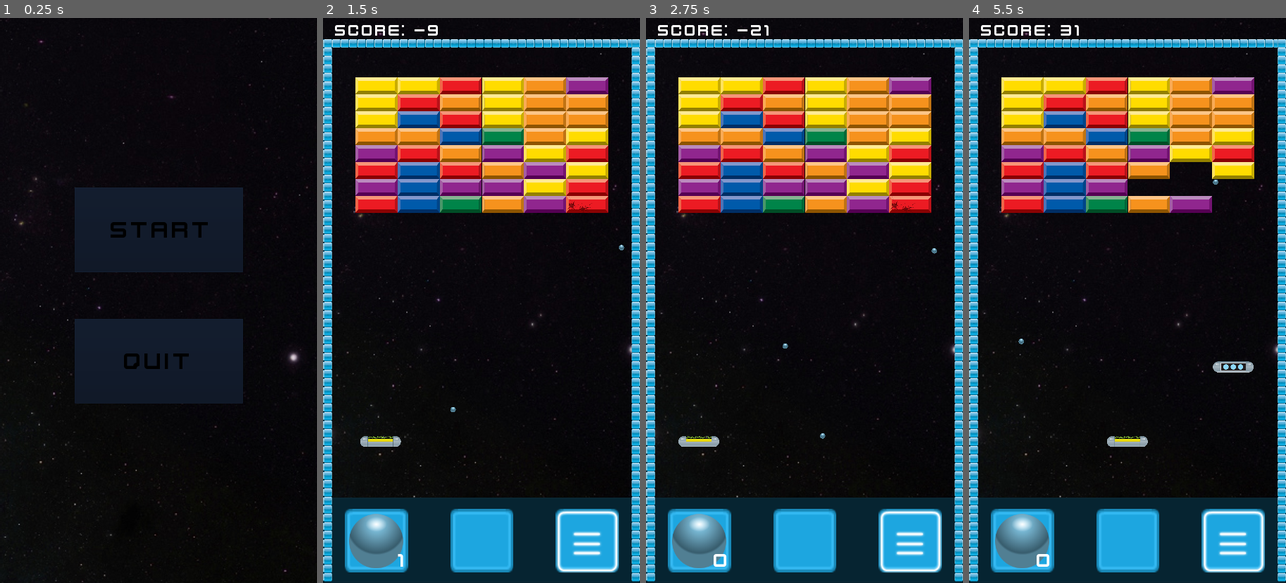
Above: before the commit, frames 1-4 (left to right).
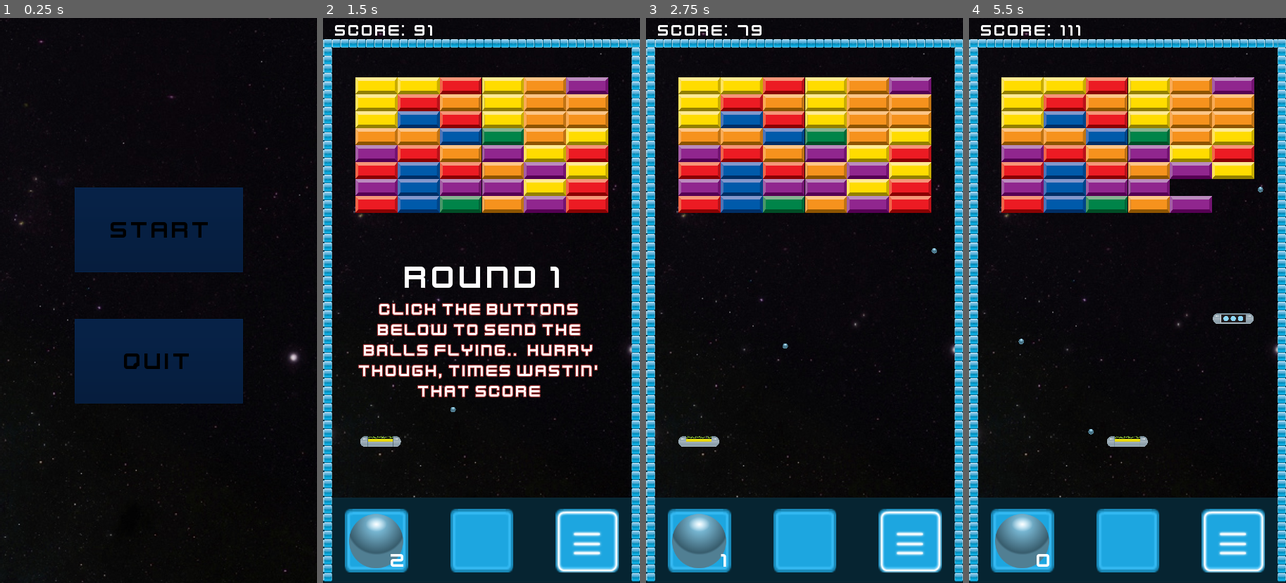
Above: after the commit, the same moments.

Repository: cjaworsk/BrickOut
Game: Godot game, scene res://Stages/menu_start.tscn
The game is run twice, just before and just after one commit, with the same random seed, the same clock (stepped at 60 frames per second) and the same inputs.
Inputs (mouse positions are in pixels of both pictures, inside the frame that each line leads up to):
- Up to frame 1 (0.25 s): no input
- Up to frame 2 (1.5 s): click "START" at 0.5 s; click "2" (after the commit: "3") at 1.25 s
- Up to frame 3 (2.75 s): click "1" (after the commit: "2") at 2 s
- Up to frame 4 (5.5 s): click "0" (after the commit: "1") at 2.75 s; click (1127, 543) at 3.5 s; click "0" at 4.25 s; click (1127, 543) at 5 s

The runs differ from the first frame. In frame 1, 4.1% of the frame differs, in the area x 23-77%, y 30-64%; in frame 2, 5.9%, in the area x 10-96%, y 1-98%; in frame 3, 0.2%; in frame 4, 1.4%.

Commit message:
update from pc

Diff:
--- a/Scripts/ball_holder.gd
+++ b/Scripts/ball_holder.gd
@@ -27,3 +27,8 @@
 	if game_manager.ballsInHand:
 		spawn_ball()
 	pass # Replace with function body.
+
+func remove_balls():
+	for b in get_child_count():
+		print(get_child(2))
+	pass
--- a/Scripts/game_manager.gd
+++ b/Scripts/game_manager.gd
@@ -1,8 +1,8 @@
 extends Node
 
-var score = 0 setget set_score, get_score
-var ballsInPlay = 1 setget set_balls_in_play, get_balls_in_play
-var ballsInHand = 2 setget set_balls_in_hand, get_balls_in_hand
+var score = 100 setget set_score, get_score
+var ballsInPlay = 0 setget set_balls_in_play, get_balls_in_play
+var ballsInHand = 3 setget set_balls_in_hand, get_balls_in_hand
 
 var current_scene = null
 var stage_num = 1
@@ -37,23 +37,40 @@
 	pass
 
 func trigger_game_over():
-	#pause game
+	#log and enter name if high score
 
-
-	#log enter name if high score
-
-	#goto game over scene
-
+	#go to gameover scene
+	goto_scene("res://Stages/game_over.tscn")
 	pass
 
 func refresh_ui():
 	set_score(score)
 	change_ball_label()
+	current_scene.get_node("PauseLayer/round_start/round_label").text = "ROUND " + str(stage_num)
+	if stage_num == 1:
+		current_scene.get_node("PauseLayer/round_start/round_label/first_round_help").visible = true
+		ballsInHand = 3
+		ballsInPlay = 0
+		score = 100
+	else:
+		current_scene.get_node("PauseLayer/round_start/round_label/first_round_help").visible = false
+	yield(get_tree().create_timer(1.5), "timeout")
+	current_scene.get_node("PauseLayer/round_start/round_label").visible = false
 	pass
 
 func check_level():
-	if not current_scene.get_node("GameLayer/brick_holder").get_child_count():
+	if current_scene.get_node("GameLayer/brick_holder").get_child_count() == 1:
+		end_round()
+		yield(get_tree().create_timer(1.5), "timeout")
 		goto_scene("res://Stages/stage_one.tscn")
+	pass
+
+func end_round():
+	current_scene.get_node("GameLayer/ball_holder").remove_balls()
+	current_scene.get_node("PauseLayer/round_start/round_label").text = "ROUND CLEAR!"
+	stage_num += 1
+	ballsInHand += ballsInPlay
+	ballsInPlay = 0
 	pass
 
 ## ---- SCORE ---- ##
--- /dev/null
+++ b/Scripts/game_over.gd
@@ -0,0 +1,17 @@
+extends Node2D
+
+# Called when the node enters the scene tree for the first time.
+func _ready():
+	get_node("CenterContainer/score").text = "" + str(game_manager.score)
+	pass # Replace with function body.
+
+func _on_play_again_pressed():
+	game_manager.score = 100
+	game_manager.ballsInHand = 3
+	game_manager.goto_scene("res://Stages/stage_one.tscn")
+	pass # Replace with function body.
+
+
+func _on_quit_pressed():
+	get_tree().quit()
+	pass # Replace with function body.
--- /dev/null
+++ b/Stages/game_over.tscn
@@ -0,0 +1,159 @@
+[gd_scene load_steps=17 format=2]
+
+[ext_resource path="res://Scripts/game_over.gd" type="Script" id=1]
+[ext_resource path="res://Sprites/background.jpg" type="Texture" id=2]
+[ext_resource path="res://Sprites/kenvector_future.ttf" type="DynamicFontData" id=3]
+[ext_resource path="res://Sprites/UI/blue_button12.png" type="Texture" id=4]
+[ext_resource path="res://Sprites/UI/blue_button10.png" type="Texture" id=5]
+[ext_resource path="res://Sprites/UI/red_button09.png" type="Texture" id=6]
+[ext_resource path="res://Sprites/UI/red_button07.png" type="Texture" id=7]
+
+[sub_resource type="DynamicFont" id=1]
+size = 80
+outline_size = 8
+outline_color = Color( 0.501961, 0.0588235, 0.0588235, 1 )
+font_data = ExtResource( 3 )
+
+[sub_resource type="DynamicFont" id=2]
+size = 60
+outline_size = 5
+outline_color = Color( 0.243137, 0.447059, 0.623529, 1 )
+font_data = ExtResource( 3 )
+
+[sub_resource type="DynamicFont" id=3]
+size = 40
+font_data = ExtResource( 3 )
+
+[sub_resource type="StyleBoxTexture" id=4]
+texture = ExtResource( 4 )
+region_rect = Rect2( 0, 0, 49, 45 )
+margin_left = 3.07357
+margin_right = 3.38093
+margin_top = 3.07357
+margin_bottom = 3.98052
+
+[sub_resource type="StyleBoxTexture" id=5]
+texture = ExtResource( 5 )
+region_rect = Rect2( 0, 0, 49, 45 )
+margin_left = 4.9056
+margin_right = 4.9056
+margin_top = 5.28295
+margin_bottom = 4.52824
+
+[sub_resource type="DynamicFont" id=6]
+size = 35
+use_mipmaps = true
+font_data = ExtResource( 3 )
+
+[sub_resource type="StyleBoxTexture" id=7]
+texture = ExtResource( 6 )
+region_rect = Rect2( 0, 0, 49, 45 )
+margin_left = 4.15089
+margin_right = 4.15089
+margin_top = 3.77354
+margin_bottom = 4.15089
+
+[sub_resource type="StyleBoxTexture" id=8]
+texture = ExtResource( 7 )
+region_rect = Rect2( 0, 0, 49, 45 )
+margin_left = 7.0
+margin_right = 5.0
+margin_top = 5.0
+margin_bottom = 5.0
+
+[sub_resource type="DynamicFont" id=9]
+size = 40
+font_data = ExtResource( 3 )
+
+[node name="game_over" type="Node2D"]
+script = ExtResource( 1 )
+
+[node name="BackgroundLayer" type="CanvasLayer" parent="."]
+layer = -1
+
+[node name="background" type="Sprite" parent="BackgroundLayer"]
+position = Vector2( -241.153, 723.458 )
+scale = Vector2( 2.5, 2.5 )
+texture = ExtResource( 2 )
+
+[node name="CenterContainer" type="VBoxContainer" parent="."]
+margin_top = 295.0
+margin_right = 751.0
+margin_bottom = 1317.0
+
+[node name="game_over_label" type="Label" parent="CenterContainer"]
+margin_right = 751.0
+margin_bottom = 90.0
+custom_fonts/font = SubResource( 1 )
+text = "GAME OVER"
+align = 1
+valign = 1
+
+[node name="HSeparator" type="HSeparator" parent="CenterContainer"]
+modulate = Color( 1, 1, 1, 0 )
+margin_top = 94.0
+margin_right = 751.0
+margin_bottom = 174.0
+rect_min_size = Vector2( 0, 20 )
+custom_constants/separation = 80
+
+[node name="score_label" type="Label" parent="CenterContainer"]
+margin_top = 178.0
+margin_right = 751.0
+margin_bottom = 246.0
+custom_fonts/font = SubResource( 2 )
+text = "Your score:"
+align = 1
+valign = 1
+
+[node name="score" type="Label" parent="CenterContainer"]
+margin_top = 250.0
+margin_right = 751.0
+margin_bottom = 295.0
+custom_fonts/font = SubResource( 3 )
+text = "00000000000000"
+align = 1
+
+[node name="HSeparator2" type="HSeparator" parent="CenterContainer"]
+modulate = Color( 1, 1, 1, 0 )
+margin_top = 299.0
+margin_right = 751.0
+margin_bottom = 379.0
+rect_min_size = Vector2( 0, 80 )
+custom_constants/separation = 80
+
+[node name="play_again" type="Button" parent="CenterContainer"]
+margin_left = 225.0
+margin_top = 383.0
+margin_right = 525.0
+margin_bottom = 473.0
+rect_min_size = Vector2( 300, 90 )
+size_flags_horizontal = 6
+size_flags_vertical = 0
+custom_styles/pressed = SubResource( 4 )
+custom_styles/normal = SubResource( 5 )
+custom_fonts/font = SubResource( 6 )
+text = "Play Again"
+
+[node name="HSeparator3" type="HSeparator" parent="CenterContainer"]
+modulate = Color( 1, 1, 1, 0 )
+margin_top = 477.0
+margin_right = 751.0
+margin_bottom = 557.0
+rect_min_size = Vector2( 0, 80 )
+custom_constants/separation = 80
+
+[node name="quit" type="Button" parent="CenterContainer"]
+margin_left = 225.0
+margin_top = 561.0
+margin_right = 525.0
+margin_bottom = 651.0
+rect_min_size = Vector2( 300, 90 )
+size_flags_horizontal = 6
+size_flags_vertical = 0
+custom_styles/pressed = SubResource( 7 )
+custom_styles/normal = SubResource( 8 )
+custom_fonts/font = SubResource( 9 )
+text = "QUIT"
+[connection signal="pressed" from="CenterContainer/play_again" to="." method="_on_play_again_pressed"]
+[connection signal="pressed" from="CenterContainer/quit" to="." method="_on_quit_pressed"]
--- a/Stages/menu_start.tscn
+++ b/Stages/menu_start.tscn
@@ -29,7 +29,7 @@
 custom_constants/separation = 110
 
 [node name="start_button" type="Button" parent="Panel"]
-modulate = Color( 0.305882, 0.478431, 0.647059, 1 )
+modulate = Color( 0.113725, 0.560784, 1, 1 )
 margin_left = 175.0
 margin_right = 575.0
 margin_bottom = 200.0
@@ -40,7 +40,7 @@
 text = " START"
 
 [node name="quit_button" type="Button" parent="Panel"]
-modulate = Color( 0.305882, 0.478431, 0.647059, 1 )
+modulate = Color( 0.113725, 0.560784, 1, 1 )
 margin_left = 175.0
 margin_top = 310.0
 margin_right = 575.0
--- a/Stages/stage_one.tscn
+++ b/Stages/stage_one.tscn
@@ -11,17 +11,27 @@
 [ext_resource path="res://Scenes/paddle.tscn" type="PackedScene" id=9]
 [ext_resource path="res://Scripts/brick_holder.gd" type="Script" id=10]
 [ext_resource path="res://Scripts/ball_holder.gd" type="Script" id=11]
-[ext_resource path="res://Scenes/ball.tscn" type="PackedScene" id=12]
-[ext_resource path="res://Sprites/background.jpg" type="Texture" id=13]
-[ext_resource path="res://Scripts/Timer.gd" type="Script" id=14]
-
-[sub_resource type="DynamicFont" id=3]
+[ext_resource path="res://Sprites/background.jpg" type="Texture" id=12]
+[ext_resource path="res://Scripts/Timer.gd" type="Script" id=13]
+
+[sub_resource type="DynamicFont" id=1]
 size = 100
 outline_size = 10
 outline_color = Color( 0.243137, 0.447059, 0.623529, 1 )
 font_data = ExtResource( 2 )
 
-[sub_resource type="DynamicFont" id=1]
+[sub_resource type="DynamicFont" id=2]
+size = 80
+font_data = ExtResource( 2 )
+
+[sub_resource type="DynamicFont" id=6]
+size = 40
+outline_size = 2
+outline_color = Color( 0.635294, 0.211765, 0.211765, 1 )
+use_mipmaps = true
+font_data = ExtResource( 2 )
+
+[sub_resource type="DynamicFont" id=3]
 size = 40
 font_data = ExtResource( 2 )
 
@@ -55,10 +65,36 @@
 margin_right = 750.0
 margin_bottom = 1334.0
 size_flags_horizontal = 4
-custom_fonts/font = SubResource( 3 )
+custom_fonts/font = SubResource( 1 )
 text = "PAUSED"
 align = 1
 valign = 1
+
+[node name="round_start" type="Control" parent="PauseLayer"]
+editor/display_folded = true
+margin_right = 40.0
+margin_bottom = 40.0
+
+[node name="round_label" type="Label" parent="PauseLayer/round_start"]
+margin_left = 187.0
+margin_top = 567.0
+margin_right = 579.0
+margin_bottom = 657.0
+custom_fonts/font = SubResource( 2 )
+text = "Round 1"
+align = 1
+valign = 1
+
+[node name="first_round_help" type="Label" parent="PauseLayer/round_start/round_label"]
+visible = false
+margin_left = -130.0
+margin_top = 99.0
+margin_right = 498.0
+margin_bottom = 372.0
+custom_fonts/font = SubResource( 6 )
+text = "Click the buttons below to send the balls flying..  Hurry though, times wastin' that score"
+align = 1
+autowrap = true
 
 [node name="UILayer" type="Control" parent="."]
 __meta__ = {
@@ -87,6 +123,9 @@
 tab_size = 1
 text = "00"
 scroll_active = false
+__meta__ = {
+"_edit_lock_": true
+}
 
 [node name="NinePatchRect" type="NinePatchRect" parent="UILayer"]
 modulate = Color( 0.231373, 0.219608, 0.219608, 1 )
@@ -105,7 +144,6 @@
 }
 
 [node name="HSplitContainer" type="HBoxContainer" parent="UILayer"]
-editor/display_folded = true
 margin_top = 1159.0
 margin_right = 750.0
 margin_bottom = 1309.0
@@ -116,6 +154,7 @@
 }
 
 [node name="btn_ball" type="TextureButton" parent="UILayer/HSplitContainer"]
+editor/display_folded = true
 margin_left = 50.0
 margin_right = 200.0
 margin_bottom = 150.0
@@ -203,17 +242,13 @@
 "_edit_lock_": true
 }
 
-[node name="ball" parent="GameLayer/ball_holder" instance=ExtResource( 12 )]
-position = Vector2( 554.161, 667.033 )
-
 [node name="BackgroundLayer" type="CanvasLayer" parent="."]
-editor/display_folded = true
 layer = -1
 
 [node name="background" type="Sprite" parent="BackgroundLayer"]
 position = Vector2( -1204.02, -144.005 )
 scale = Vector2( 2.5, 2.5 )
-texture = ExtResource( 13 )
+texture = ExtResource( 12 )
 centered = false
 flip_h = true
 __meta__ = {
Binary file added: Sprites/UI/red_button07.png
Not shown, added: Sprites/UI/red_button07.png.import
Binary file added: Sprites/UI/red_button09.png
Not shown, added: Sprites/UI/red_button09.png.import
Not shown: 5 places in Stages/stage_one.tscn that only renumber resources
Not shown, changed: Game/BrickOut!.pck
